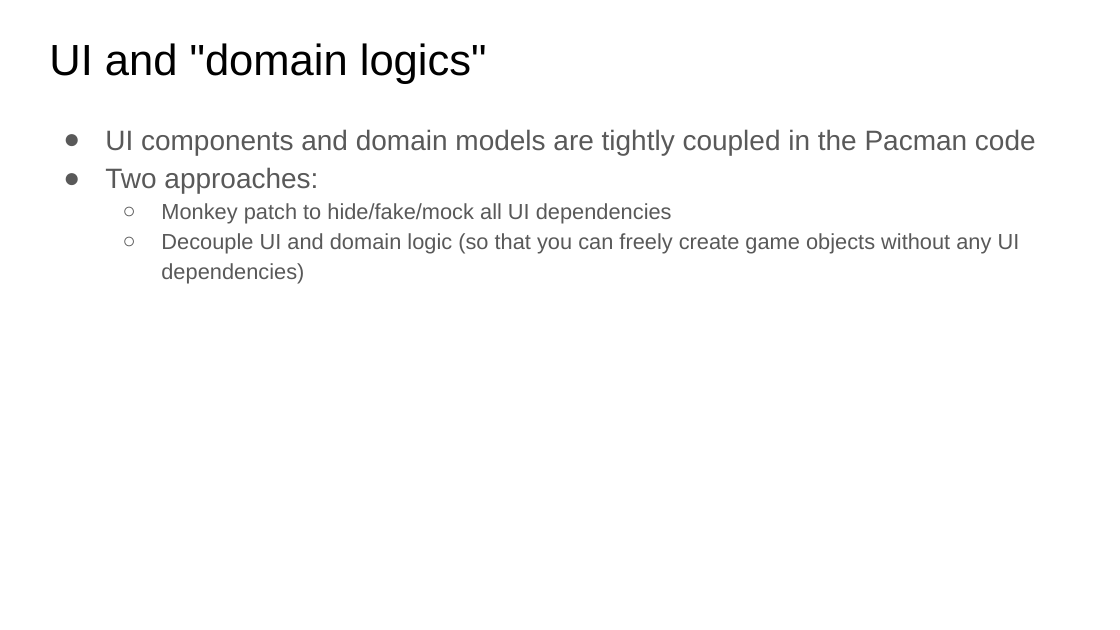
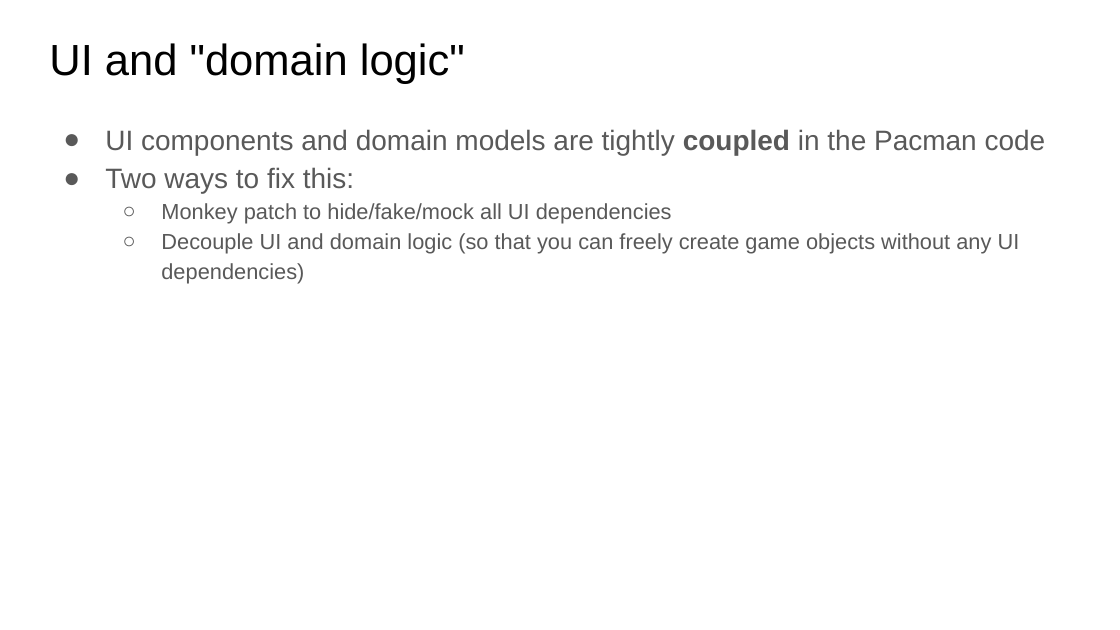
Before and after one commit to cpske/ISP, a slide deck: slide 5 of testing/Testability-Jittat-prog2.odp. Drawn at 1120x630 pixels with LibreOffice and Linux fonts; fonts in the diff are those of the drawing. Boxes give left, top, right and bottom in pixels: in the first picture for what was removed or moved away, otherwise in the second. Text is boxed around its words. In the diff, an @@ line names an element or a change of style, - is before the commit and + after.

```diff
--- a/testing/Testability-Jittat-prog2.odp
+++ b/testing/Testability-Jittat-prog2.odp
@@ title at box(49, 43, 465, 84): text changed @@
-UI and "domain logics"
+UI and "domain logic"
@@ text at box(105, 129, 1046, 155): bold on in "coupled" @@
@@ text at box(105, 167, 354, 193): text changed @@
-● Two approaches:
+● Two ways to fix this:
```
Also in this commit, not shown: 1 other slide changed, 6 other files.
